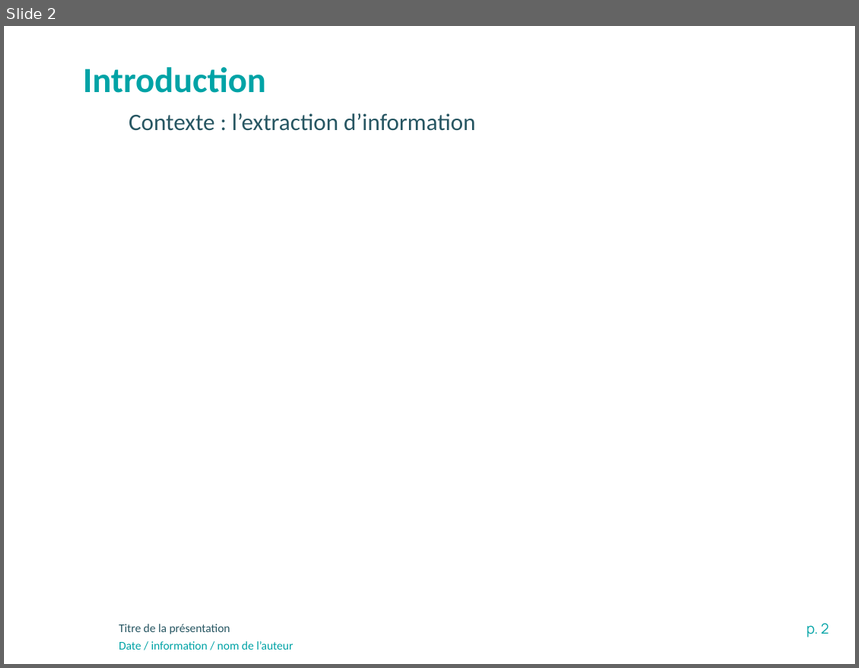
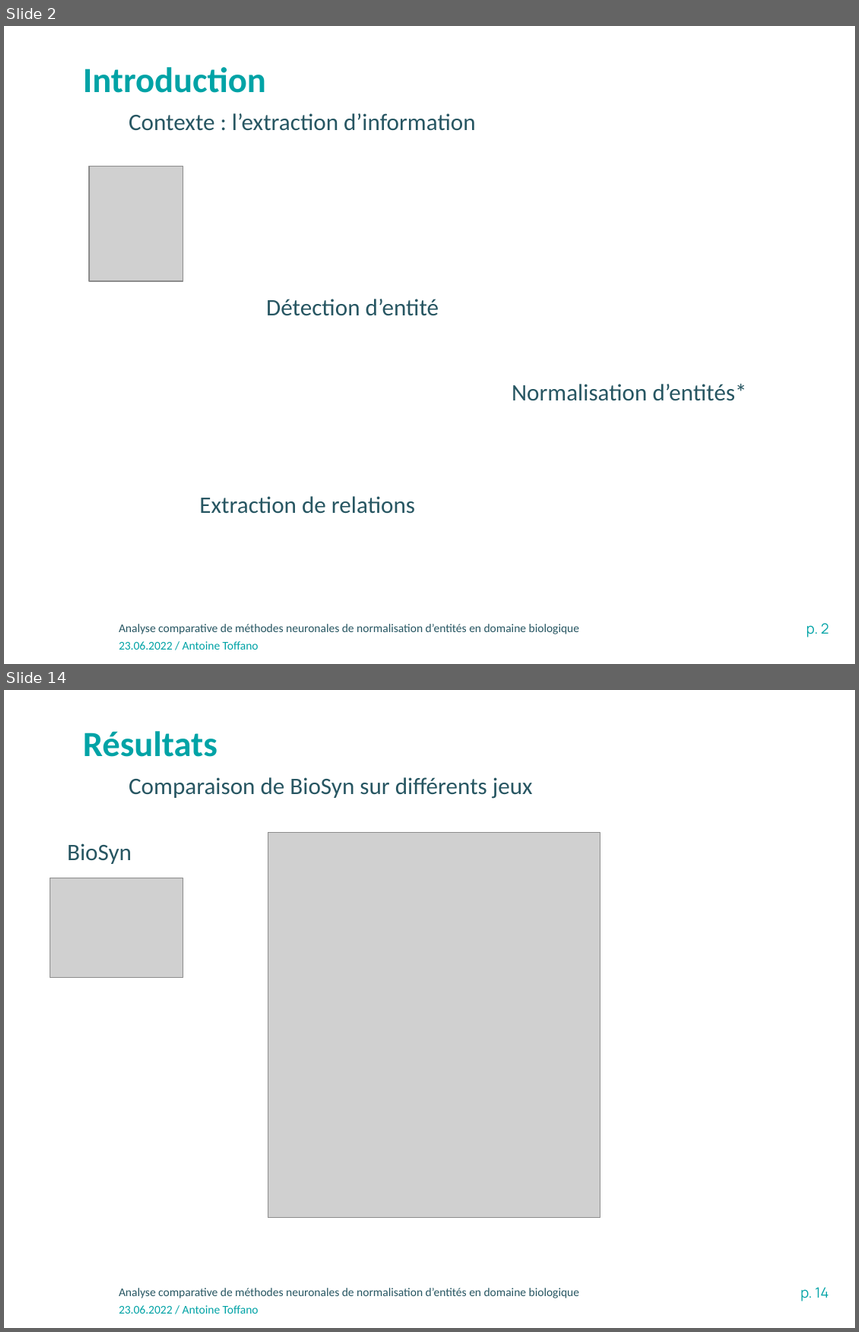
Before and after one commit to atoffano/entity-norm, a slide deck: Presentation-INRAE-format classique.pptx. Shown one above the other, each under a label of ours: slide 2 before the commit, slides 2 and 14 after it; the slides between them are not shown. The pictures are 859x668 and 859x1332 pixels, drawn with LibreOffice and Linux fonts; fonts in the diff are those of the drawing; grey boxes stand for pictures; background and template pictures are left out. Boxes give left, top, right and bottom in pixels: in the first picture for what was removed or moved away, otherwise in the second. Text is boxed around its words. In the diff, an @@ line names an element or a change of style, - is before the commit and + after.

```diff
--- a/Presentation-INRAE-format classique.pptx
+++ b/Presentation-INRAE-format classique.pptx
@@ slide 14 added at (4,690,855,1328), background #FFFFFF; not listed: 3 template elements that a slide beside it also shows @@
@@ text added at (83,731,218,757), 30 pt, text #00A3A6, bold @@
+Résultats
@@ text added at (129,777,533,799), 20 pt, text #275662 @@
+Comparaison de BioSyn sur différents jeux
@@ text added at (67,844,132,864), 20 pt, text #275662 @@
+BioSyn
@@ picture added at (268,832,600,1217) @@
@@ picture added at (50,878,183,978) @@
@@ slide 2 changed as well @@
@@ picture added at (89,167,183,281) @@
@@ text added at (266,299,439,316), 20 pt, text #275662 @@
+Détection d’entité
@@ text added at (512,384,747,401), 20 pt, text #275662 @@
+Normalisation d’entités*
@@ text added at (199,496,415,514), 20 pt, text #275662 @@
+Extraction de relations
@@ text at (119,624,579,635): text changed @@
-Titre de la présentation
+Analyse comparative de méthodes neuronales de normalisation d’entités en domaine biologique
@@ text at (119,642,259,650): text changed @@
-Date / information / nom de l’auteur
+23.06.2022 / Antoine Toffano
```
Also in this commit, not shown: 1 other slide changed, 15 other slides added, 19 other files.
